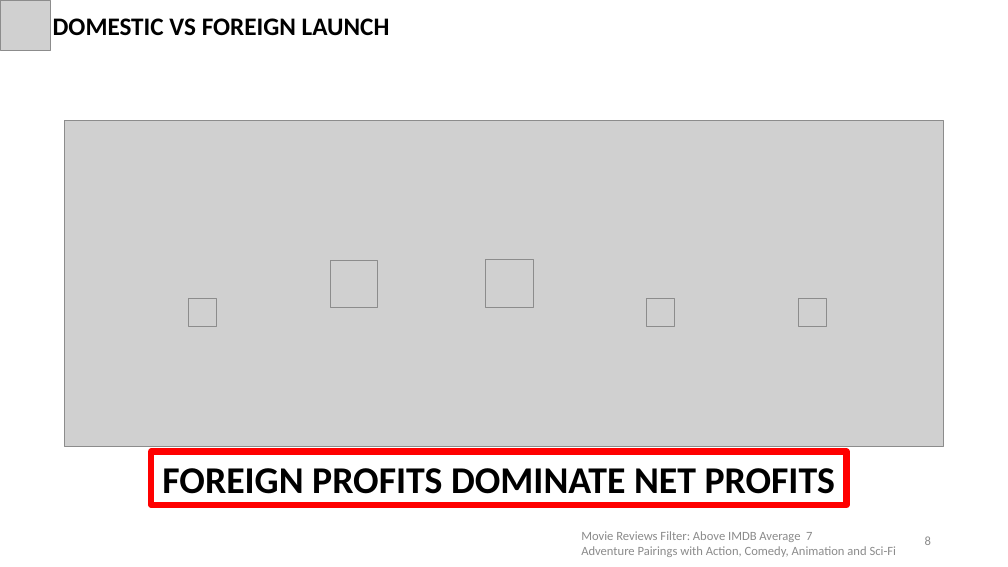
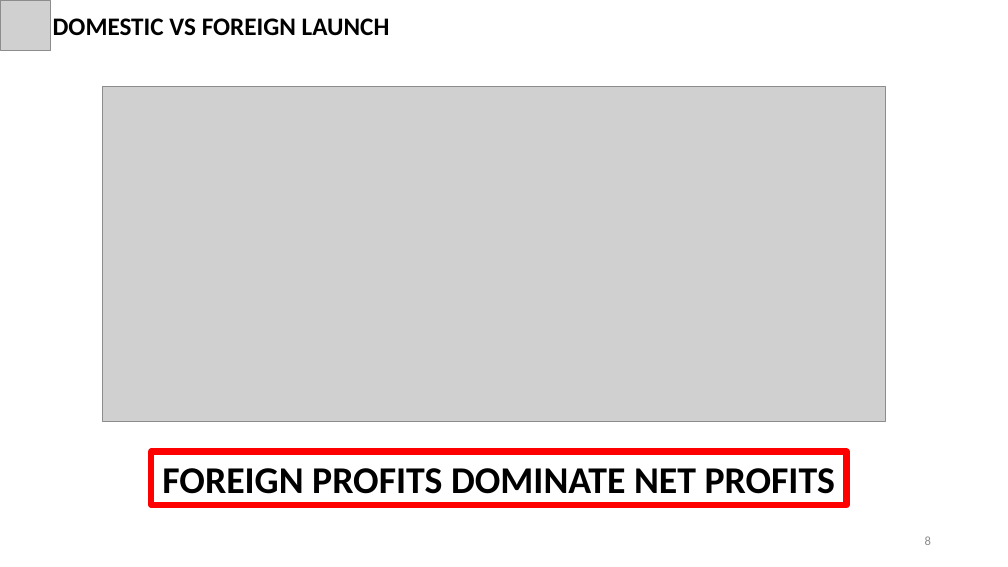
Before and after one commit to shayanabdulkarimkhan/dsc-phase-1-project-v2-4, a slide deck: slide 8 of Microsoft_Studios_Project.pptx. Drawn at 1008x567 pixels with LibreOffice and Linux fonts; fonts in the diff are those of the drawing; grey boxes stand for pictures. Boxes give left, top, right and bottom in pixels: in the first picture for what was removed or moved away, otherwise in the second. Text is boxed around its words. In the diff, an @@ line names an element or a change of style, - is before the commit and + after.

Commit message:
Updated the presentation

```diff
--- a/Microsoft_Studios_Project.pptx
+++ b/Microsoft_Studios_Project.pptx
@@ picture: place and size @@
-picture at <box>64,120,943,446</box>
+picture at <box>102,86,885,421</box>
@@ picture removed at <box>330,260,378,308</box> @@
@@ picture removed at <box>486,260,534,308</box> @@
@@ picture removed at <box>189,299,217,327</box> @@
@@ picture removed at <box>647,299,675,327</box> @@
@@ picture removed at <box>799,299,827,327</box> @@
@@ text removed at <box>581,531,896,557</box> @@
-Movie Reviews Filter: Above IMDB Average 7
-Adventure Pairings with Action, Comedy, Animation and Sci-Fi
```
Also in this commit, not shown: 1 slide added, 2 other files.
